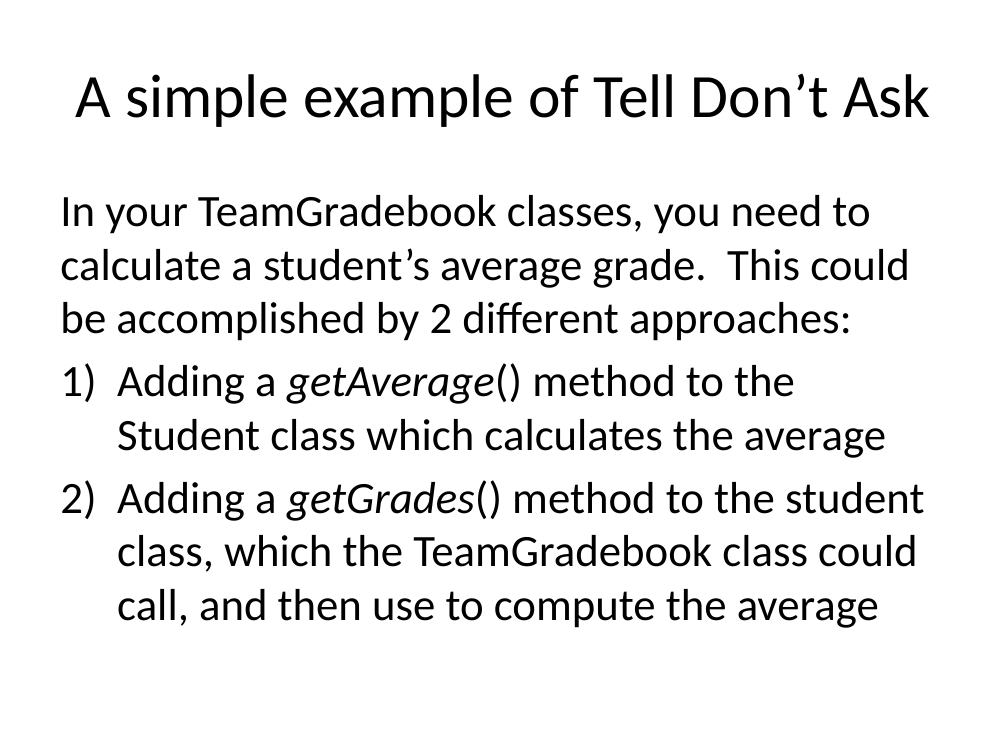
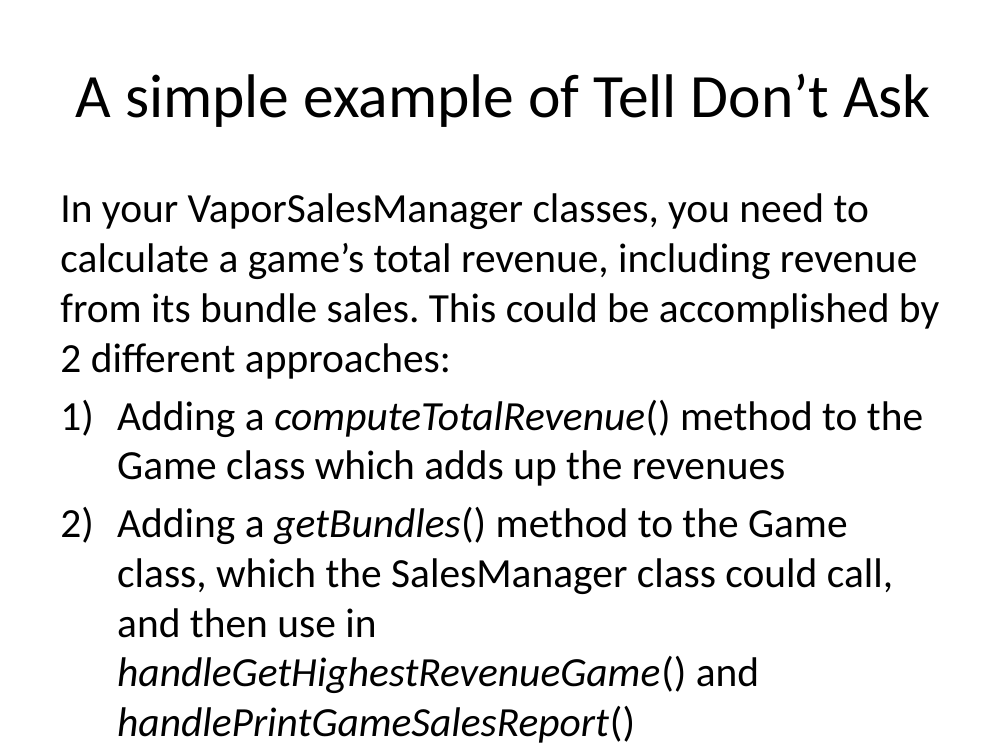
Before and after one commit to RHIT-CSSE/csse220, a slide deck: slide 9 of ClassMaterials/CohesionAndCoupling/Slides/Part2-OOD-DP4-TellDoNotAsk.pptx (slide 8 before the commit). Drawn at 1008x756 pixels with LibreOffice and Linux fonts; fonts in the diff are those of the drawing. Boxes give left, top, right and bottom in pixels: in the first picture for what was removed or moved away, otherwise in the second. Text is boxed around its words. In the diff, an @@ line names an element or a change of style, - is before the commit and + after.

Commit message:
Replace TeamGradebook example with VaporSalesManager example.

```diff
--- a/ClassMaterials/CohesionAndCoupling/Slides/Part2-OOD-DP4-TellDoNotAsk.pptx
+++ b/ClassMaterials/CohesionAndCoupling/Slides/Part2-OOD-DP4-TellDoNotAsk.pptx
@@ text at bbox=[60, 193, 939, 693]: text changed; size 32 to 29.6 pt @@
-In your TeamGradebook classes, you need to calculate a student’s average grade. This could be accomplished by 2 different approaches:
-1) Adding a getAverage() method to the Student class which calculates the average
-2) Adding a getGrades() method to the student class, which the TeamGradebook class could call, and then use to compute the average
+In your VaporSalesManager classes, you need to calculate a game’s total revenue, including revenue from its bundle sales. This could be accomplished by 2 different approaches:
+1) Adding a computeTotalRevenue() method to the Game class which adds up the revenues
+2) Adding a getBundles() method to the Game class, which the SalesManager class could call, and then use in handleGetHighestRevenueGame() and handlePrintGameSalesReport()
```
Also in this commit, not shown: 7 other slides changed, 4 slides added, 2 slides removed.
